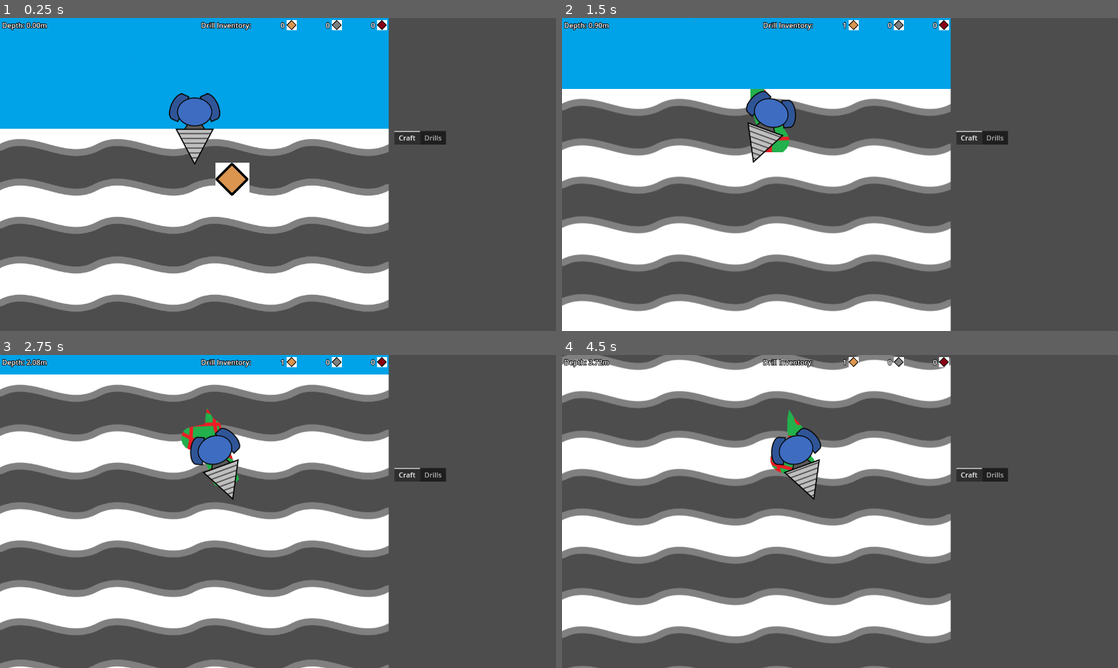
Above: before the commit, frames 1-4 (two rows, left to right).
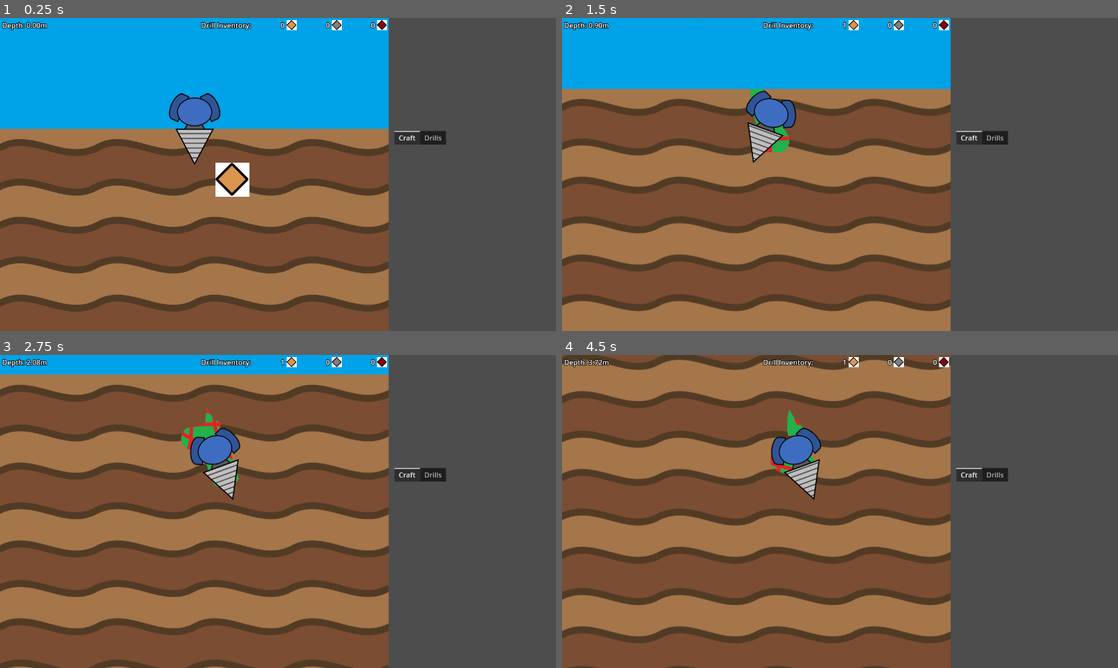
Above: after the commit, the same moments.

Repository: aNotSoCleverName/mechanicore
Game: Godot game, scene res://Main.tscn
Two runs of this game, one before a commit and one after it. Both use one fixed random seed, a clock stepped at 60 frames per second and the inputs below.
Inputs:
- Up to frame 1 (0.25 s): no input
- Up to frame 2 (1.5 s): tap Enter (ui_accept) at 0.5, 0.77 s; hold Right (ui_right) 0.53-1.28 s; tap Space at 0.6, 1.35 s; hold Left (ui_left) from 1.28 s (still down)
- Up to frame 3 (2.75 s): tap Enter (ui_accept) at 1.52 s; release Left (ui_left) at 2.03 s; hold Right (ui_right) from 2.03 s (still down); tap Space at 2.1 s
- Up to frame 4 (4.5 s): tap Space at 2.85, 3.6, 4.35 s; tap Enter (ui_accept) at 3.02, 3.77 s; release Right (ui_right) at 3.53 s; hold Left (ui_left) from 3.53 s (still down)

The runs differ from the first frame. In frame 1, 44% of the frame differs, in the area x 0-70%, y 35-100%; in frame 2, 53%; in frame 3, 64%; in frame 4, 68%, in the area x 0-70%, y 0-100%.

Commit message:
Added color to dirt

Diff:
--- a/Endless Run/Background/Parallax Background.tscn
+++ b/Endless Run/Background/Parallax Background.tscn
@@ -1,5 +1,6 @@
-[gd_scene load_steps=8 format=3 uid="uid://qh6srgn7krbr"]
+[gd_scene load_steps=9 format=3 uid="uid://qh6srgn7krbr"]
 
+[ext_resource type="Texture2D" uid="uid://v43ldt4naue8" path="res://Endless Run/Background/Placeholder - Dirt Dark.png" id="1_m7uyl"]
 [ext_resource type="Texture2D" uid="uid://cujhhva8rlkq5" path="res://Endless Run/Background/Placeholder - Dirt.png" id="2_y7bbx"]
 [ext_resource type="Texture2D" uid="uid://dy1ic5h5exy3f" path="res://Endless Run/Background/Placeholder - Sky.png" id="3_0crnc"]
 [ext_resource type="Shader" path="res://Endless Run/Background/Trails.gdshader" id="3_tjeuj"]
@@ -22,7 +23,12 @@
 position = Vector2(-1, -1)
 motion_mirroring = Vector2(0, 720)
 
-[node name="Sprite2D" type="Sprite2D" parent="Dirt"]
+[node name="Dark" type="Sprite2D" parent="Dirt"]
+texture = ExtResource("1_m7uyl")
+centered = false
+
+[node name="Light" type="Sprite2D" parent="Dirt"]
+self_modulate = Color(0.643137, 0.462745, 0.290196, 1)
 texture = ExtResource("2_y7bbx")
 centered = false
 
Binary file added: Endless Run/Background/Placeholder - Dirt Dark.png
Not shown, added: Endless Run/Background/Placeholder - Dirt Dark.png.import
